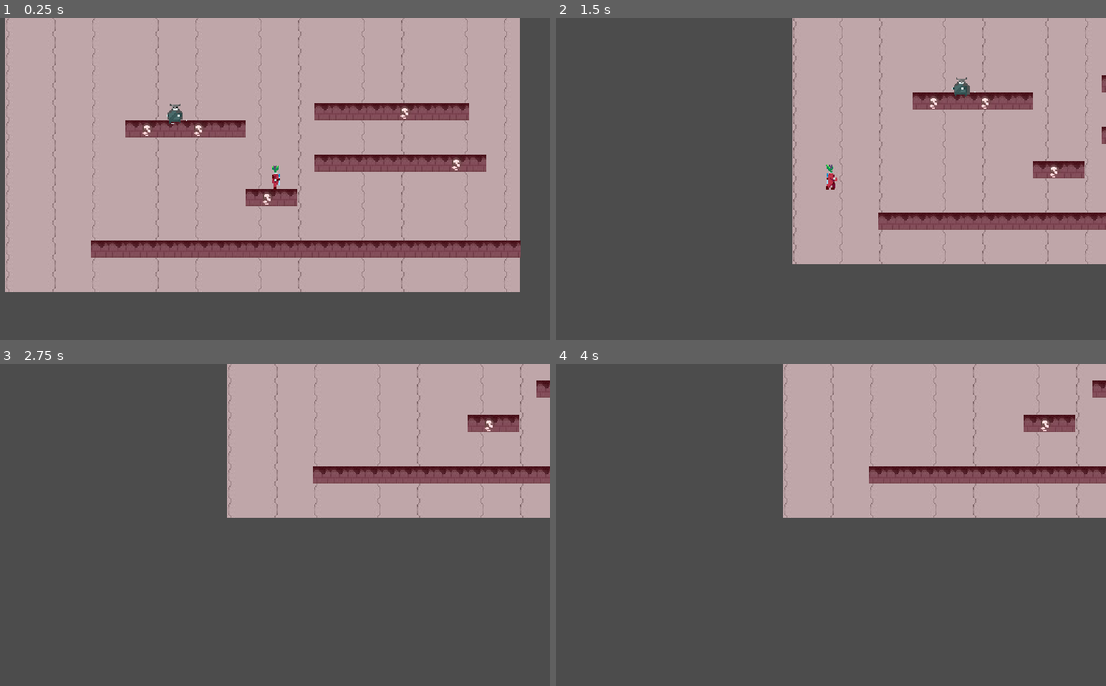
Above: before the commit, frames 1-4 (two rows, left to right).
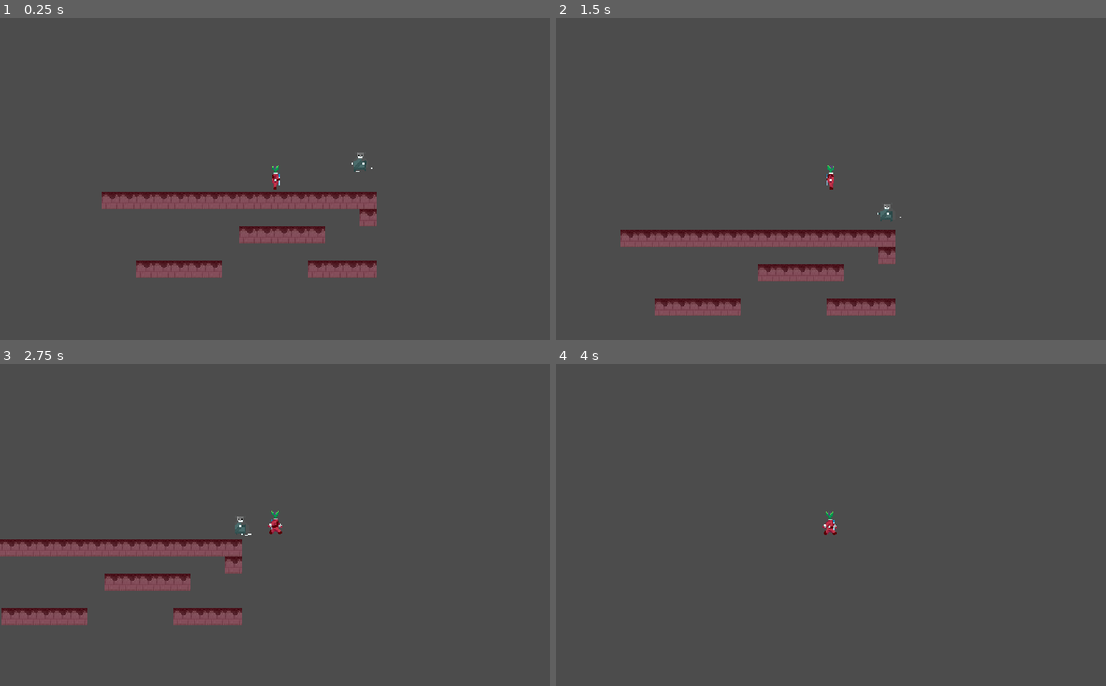
Above: after the commit, the same moments.

Repository: aayushrh/pikmin-Idea
Game: Godot game, scene res://World/Level.tscn
The game is run twice, just before and just after one commit, with the same random seed, the same clock (stepped at 60 frames per second) and the same inputs. Before the commit the project starts from res://World/Node2D.tscn.
Inputs (mouse positions are in pixels of both pictures, inside the frame that each line leads up to):
- Up to frame 1 (0.25 s): no input
- Up to frame 2 (1.5 s): move the mouse to (952, 162) at 0.52 s; hold D (game_right) 0.53-1.28 s; click (952, 162) at 0.6 s; move the mouse to (721, 195) at 1.27 s; hold S (game_down) from 1.28 s (still down); tap Space (dash) at 1.35 s
- Up to frame 3 (2.75 s): move the mouse to (330, 454) at 2.02 s; release S (game_down) at 2.03 s; hold D (game_right) from 2.03 s (still down); right-click (330, 454) at 2.1 s
- Up to frame 4 (4 s): move the mouse to (803, 589) at 2.77 s; release D (game_right) at 2.78 s; hold W (game_up) 2.78-3.53 s; tap - (zoom_in) at 2.85 s; move the mouse to (996, 573) at 3.52 s; hold A (game_left) from 3.53 s (still down); tap = (zoom_out) at 3.6 s

The runs differ from the first frame. In frame 1, 79% of the frame differs, in the area x 0-95%, y 0-86%; in frame 2, 48%; in frame 3, 33%; in frame 4, 28%.
Error before the commit: Invalid get index 'global_position' (on base: 'previously freed instance'). (res://Enemies/Enemy.gd:46)
Error after the commit: Invalid call. Nonexistent function 'take_damage' in base 'KinematicBody2D (Player.gd)'. (res://Enemies/Enemy.gd:106)

Commit message:
Mushroom level

Diff:
--- a/Enemies/Enemy.tscn
+++ b/Enemies/Enemy.tscn
@@ -211,7 +211,7 @@
 position = Vector2( -52, -6 )
 frames = SubResource( 71 )
 animation = "idle"
-frame = 2
+frame = 3
 playing = true
 flip_h = true
 
--- /dev/null
+++ b/World/Level.tscn
@@ -0,0 +1,42 @@
+[gd_scene load_steps=5 format=2]
+
+[ext_resource path="res://Player/Player.tscn" type="PackedScene" id=1]
+[ext_resource path="res://World/TileSet.tres" type="TileSet" id=2]
+[ext_resource path="res://World/Camera2D.gd" type="Script" id=3]
+[ext_resource path="res://Enemies/Enemy.tscn" type="PackedScene" id=4]
+
+[node name="Node2D" type="Node2D"]
+
+[node name="Player" parent="." instance=ExtResource( 1 )]
+position = Vector2( 160, 32 )
+ACCELERATION = 1000
+MAX_SPEED = 100
+DASH_SPEED = 2100
+DASH_TIME = 10.0
+DASH_COOLDOWN = 0.45
+
+[node name="RemoteTransform2D" type="RemoteTransform2D" parent="Player"]
+position = Vector2( 1, 2 )
+remote_path = NodePath("../../Camera2D")
+
+[node name="Floor" type="TileMap" parent="."]
+tile_set = ExtResource( 2 )
+cell_size = Vector2( 16, 16 )
+format = 1
+tile_data = PoolIntArray( 262144, 3, 0, 262145, 3, 0, 262146, 3, 0, 262147, 3, 0, 262148, 3, 0, 262149, 3, 0, 262150, 3, 0, 262151, 3, 0, 262152, 3, 0, 262153, 3, 0, 262154, 3, 0, 262155, 3, 0, 262156, 3, 0, 262157, 3, 0, 262158, 3, 0, 262159, 3, 0, 327695, 3, 0, 393224, 3, 0, 393225, 3, 0, 393226, 3, 0, 393227, 3, 0, 393228, 3, 0, 524290, 3, 0, 524291, 3, 0, 524292, 3, 0, 524293, 3, 0, 524294, 3, 0, 524300, 3, 0, 524301, 3, 0, 524302, 3, 0, 524303, 3, 0 )
+
+[node name="Walls" type="TileMap" parent="."]
+tile_set = ExtResource( 2 )
+cell_size = Vector2( 16, 16 )
+format = 1
+
+[node name="Camera2D" type="Camera2D" parent="."]
+position = Vector2( 161, 34 )
+rotating = true
+current = true
+zoom = Vector2( 2, 2 )
+script = ExtResource( 3 )
+
+[node name="Enemy" parent="." instance=ExtResource( 4 )]
+position = Vector2( 240, 32 )
+FRICTION = 0.1
--- a/project.godot
+++ b/project.godot
@@ -11,7 +11,7 @@
 [application]
 
 config/name="Pikmin Remake"
-run/main_scene="res://World/Node2D.tscn"
+run/main_scene="res://World/Level.tscn"
 config/icon="res://icon.png"
 
 [display]
